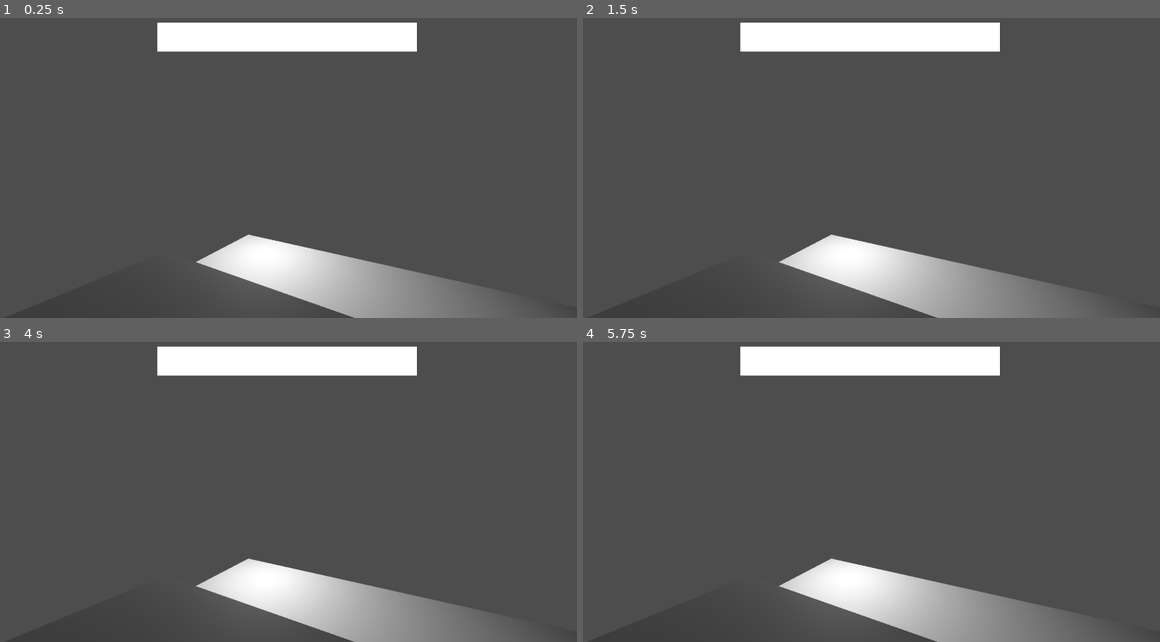
Above: before the commit, frames 1-4 (two rows, left to right).
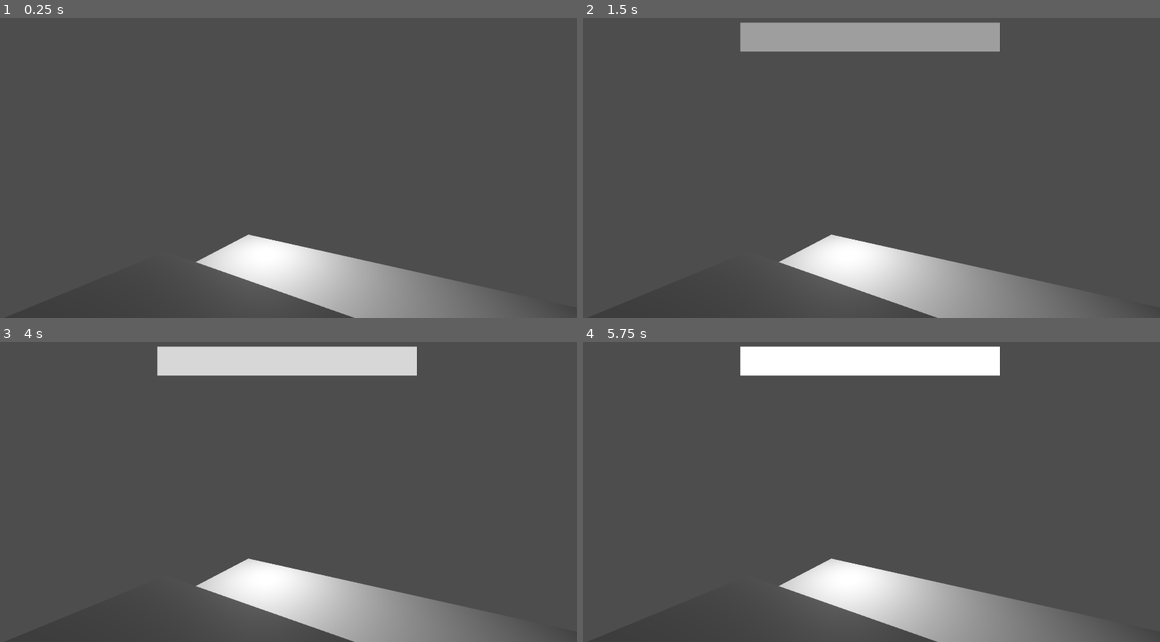
Above: after the commit, the same moments.

Repository: BrownRISDGameDevelopers/hungry-haus
Game: Godot game, scene res://src/Game.tscn
The game is run twice, just before and just after one commit, with the same random seed, the same clock (stepped at 60 frames per second) and the same inputs.
Inputs:
- Up to frame 1 (0.25 s): no input
- Up to frame 2 (1.5 s): tap Enter at 0.5 s; hold Tab (interact) 0.53-1.28 s; tap Tab (interact) at 1.35 s
- Up to frame 3 (4 s): tap Space at 2 s; hold Tab (interact) 2.03-2.78 s; tap Tab (interact) at 2.85 s; tap Enter at 3.5 s; hold Tab (interact) from 3.53 s (still down)
- Up to frame 4 (5.75 s): release Tab (interact) at 4.28 s; tap Tab (interact) at 4.35 s; tap Space at 5 s; hold Tab (interact) from 5.03 s (still down)

The runs differ from the first frame. In frame 1, 4.5% of the frame differs, in the area x 27-73%, y 1-12%; in frame 2, 4.4%; in frame 3, 4.3%; in frame 4, nothing differs.
Error before the commit: Parse Error: Identifier "Global" not declared in the current scope. (res://src/ui/puzzle.gd:23)

Commit message:
add class to static scripts

Diff:
--- a/src/static_scripts/global.gd
+++ b/src/static_scripts/global.gd
@@ -1,4 +1,4 @@
-extends Node
+class_name Global
 
 static var existing_tweens = {}
 
